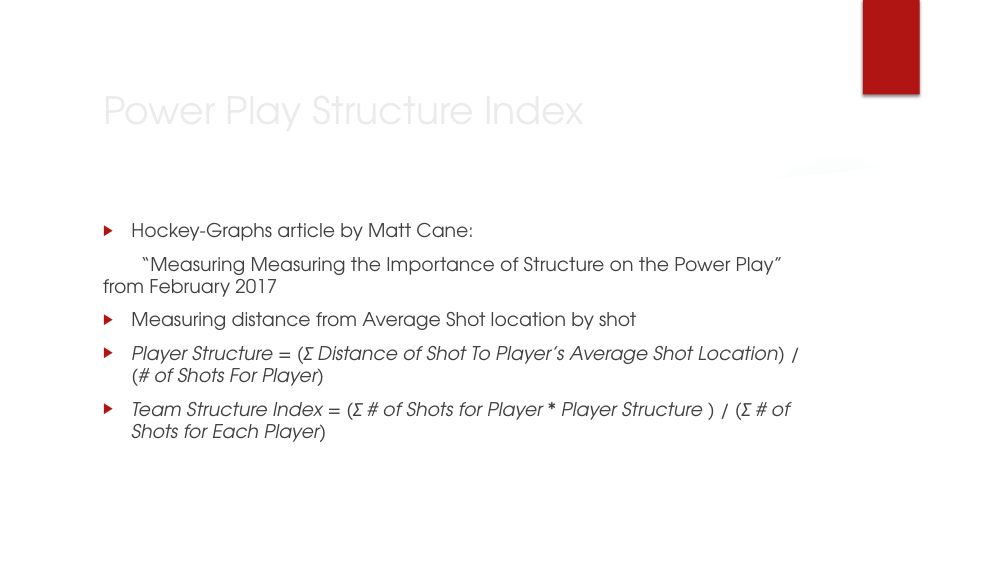
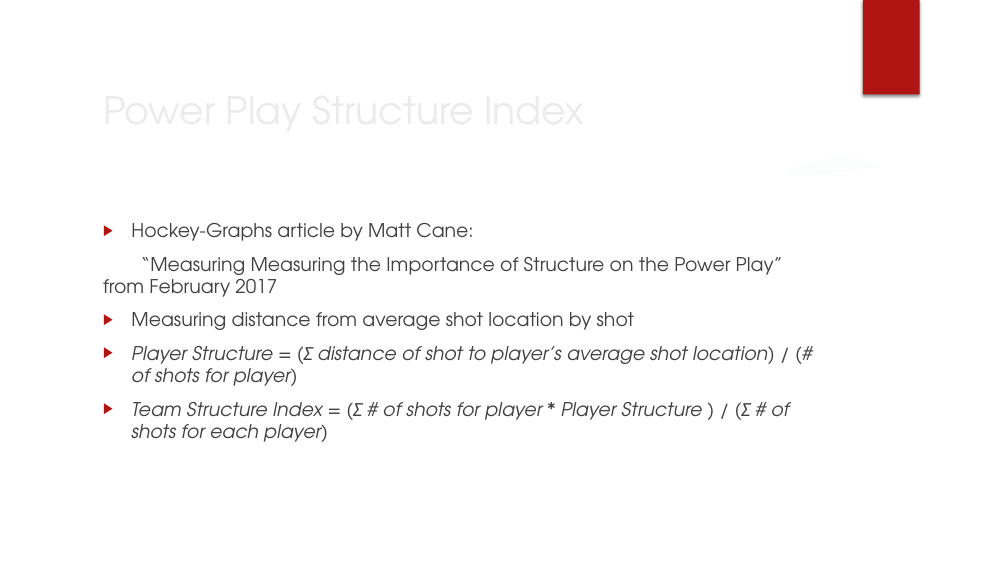
Before and after one commit to TK5-Tim/Big-Data-Cup, a slide deck: slide 3 of 2022/whkyhac2022/pres-whkyhac.pptx. Drawn at 1008x567 pixels with LibreOffice and Linux fonts; fonts in the diff are those of the drawing; background and template pictures are left out. Boxes give left, top, right and bottom in pixels: in the first picture for what was removed or moved away, otherwise in the second. Text is boxed around its words. In the diff, an @@ line names an element or a change of style, - is before the commit and + after.

```diff
--- a/2022/whkyhac2022/pres-whkyhac.pptx
+++ b/2022/whkyhac2022/pres-whkyhac.pptx
@@ text at <box>131,312,789,442</box>: text changed @@
-▶ Measuring distance from Average Shot location by shot
-▶ Player Structure = (Σ Distance of Shot To Player’s Average Shot Location) / (# of Shots For Player)
-▶ Team Structure Index = (Σ # of Shots for Player * Player Structure ) / (Σ # of Shots for Each Player)
+▶ Measuring distance from average shot location by shot
+▶ Player Structure = (Σ distance of shot to player’s average shot location) / (# of shots for player)
+▶ Team Structure Index = (Σ # of shots for player * Player Structure ) / (Σ # of shots for each player)
```
Also in this commit, not shown: 8 other slides changed, 5 slides added, 2 slides removed, 3 other files.
